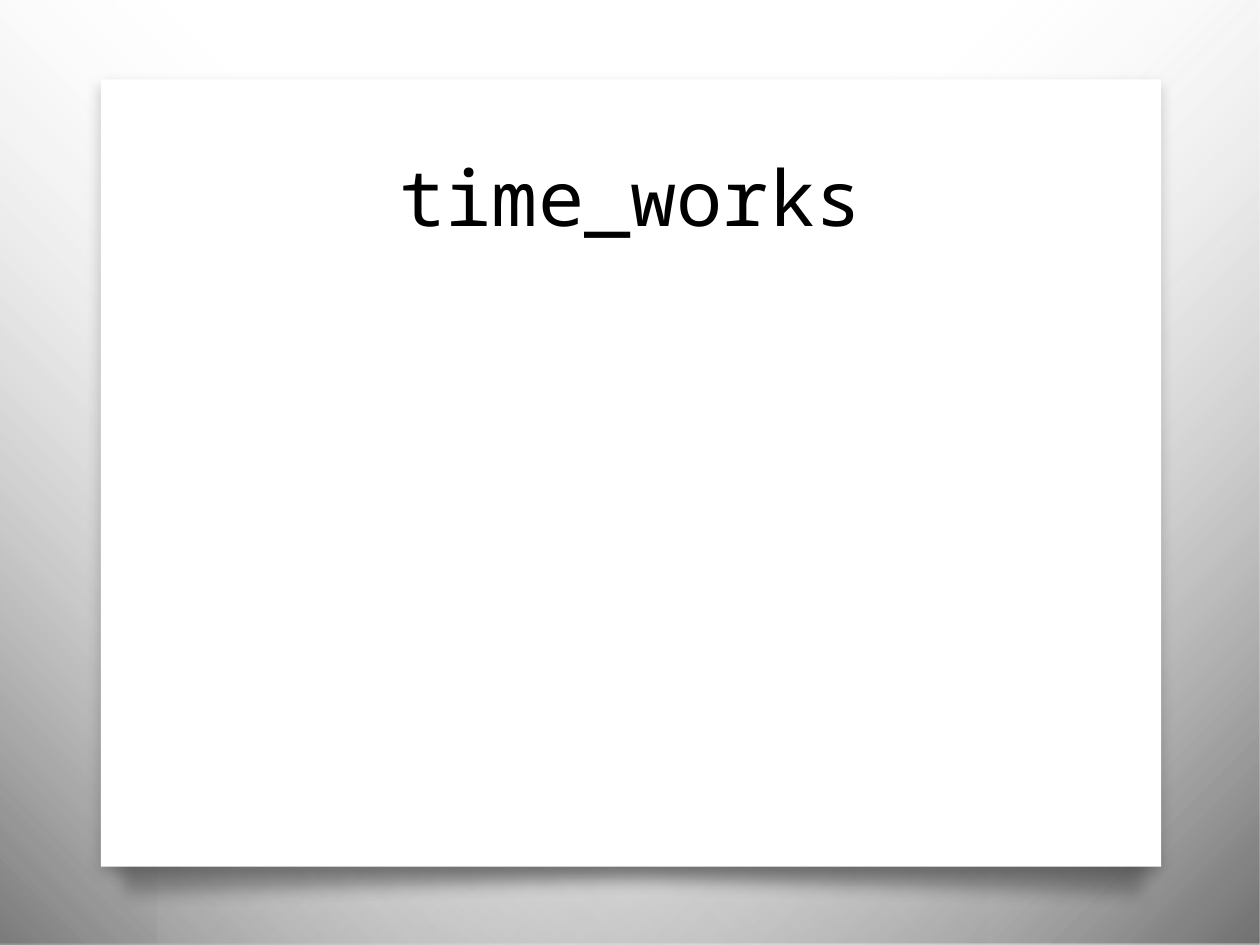
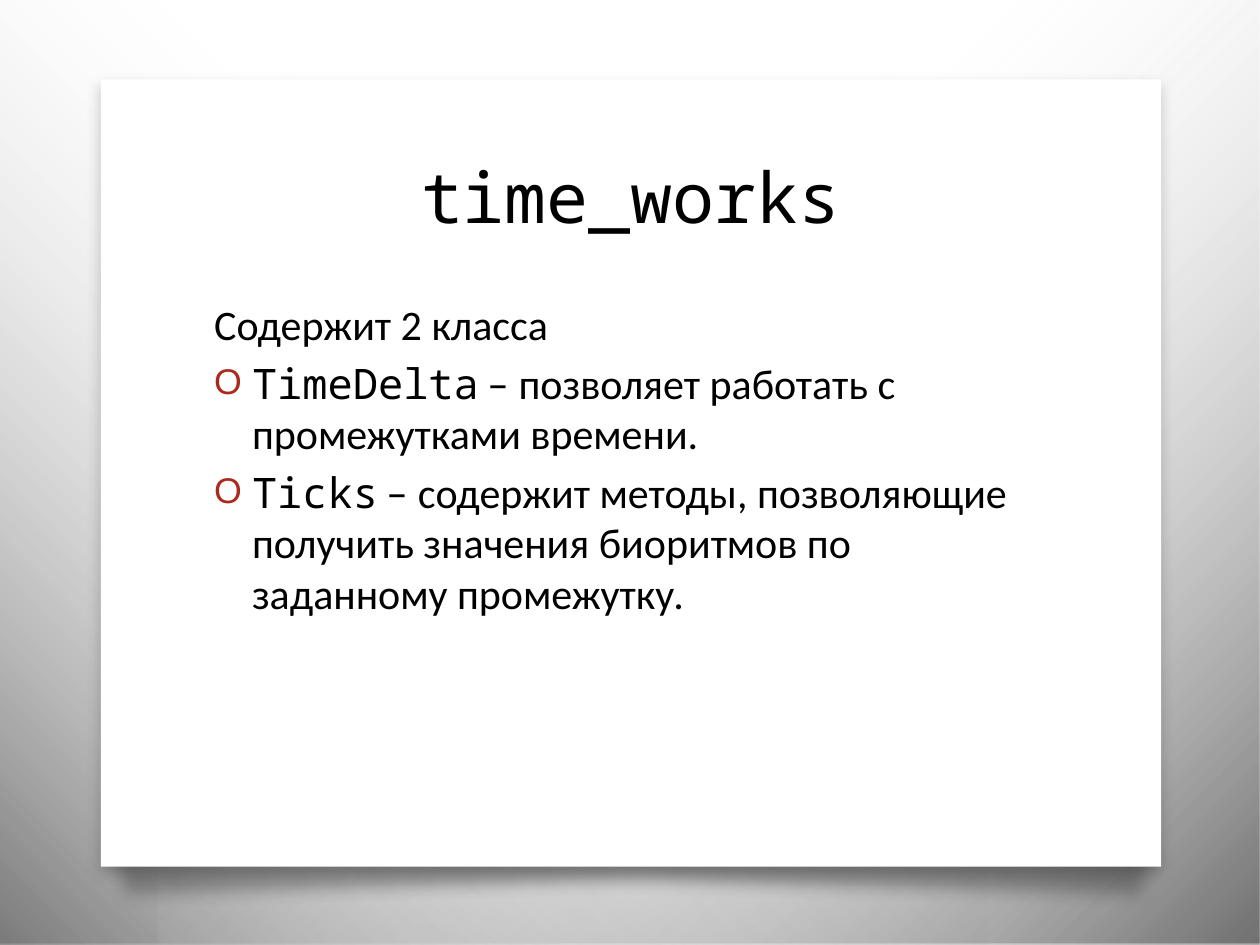
Before and after one commit to iterna1/BioRythms, a slide deck: slide 8 of BioRythms.pptx (slide 7 before the commit). Drawn at 1260x945 pixels with LibreOffice and Linux fonts; fonts in the diff are those of the drawing; background and template pictures are left out. Boxes give left, top, right and bottom in pixels: in the first picture for what was removed or moved away, otherwise in the second. Text is boxed around its words. In the diff, an @@ line names an element or a change of style, - is before the commit and + after.

```diff
--- a/BioRythms.pptx
+++ b/BioRythms.pptx
@@ title "time_works" at (421,169,841,234): size 44 to 40 pt @@
@@ text added at (214,312,1007,616), 24 pt, text #000000 @@
+Содержит 2 класса
+O TimeDelta – позволяет работать с промежутками времени.
+O Ticks – содержит методы, позволяющие получить значения биоритмов по заданному промежутку.
```
Also in this commit, not shown: 5 other slides changed, 3 slides added, 2 slides removed.
